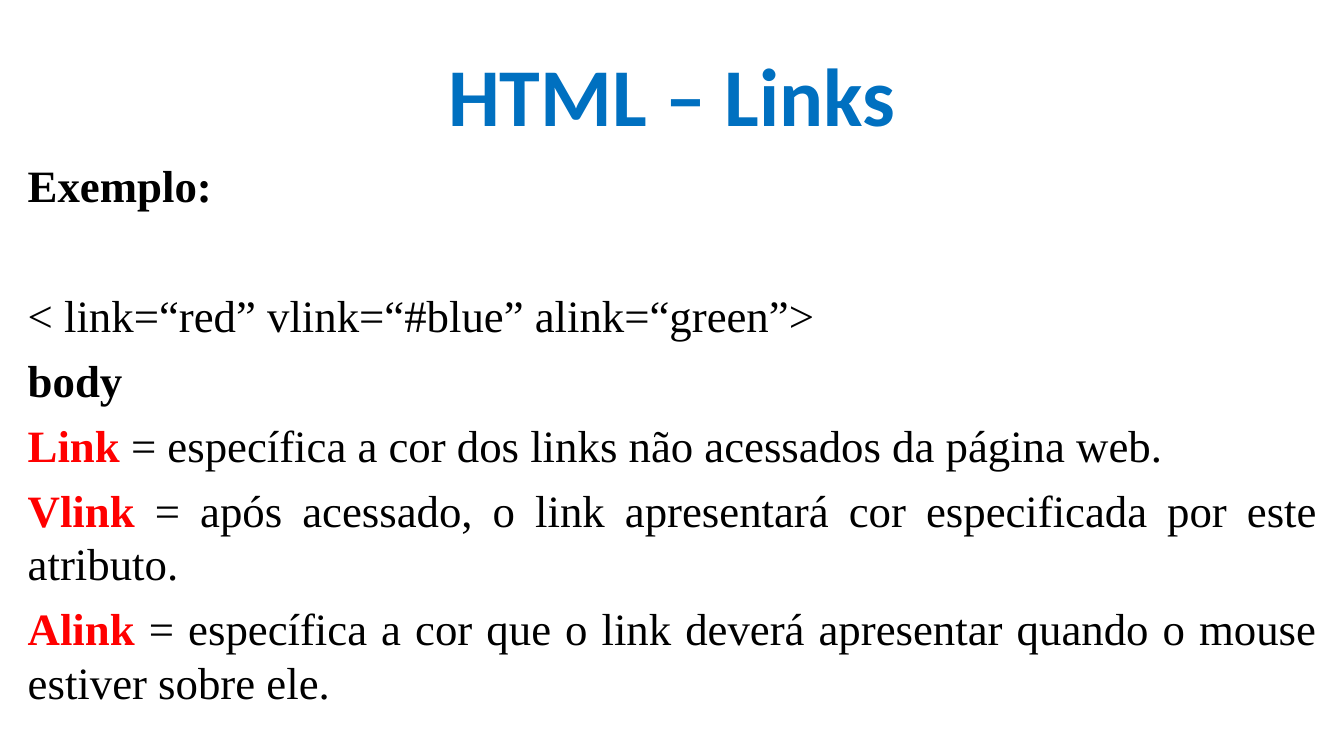
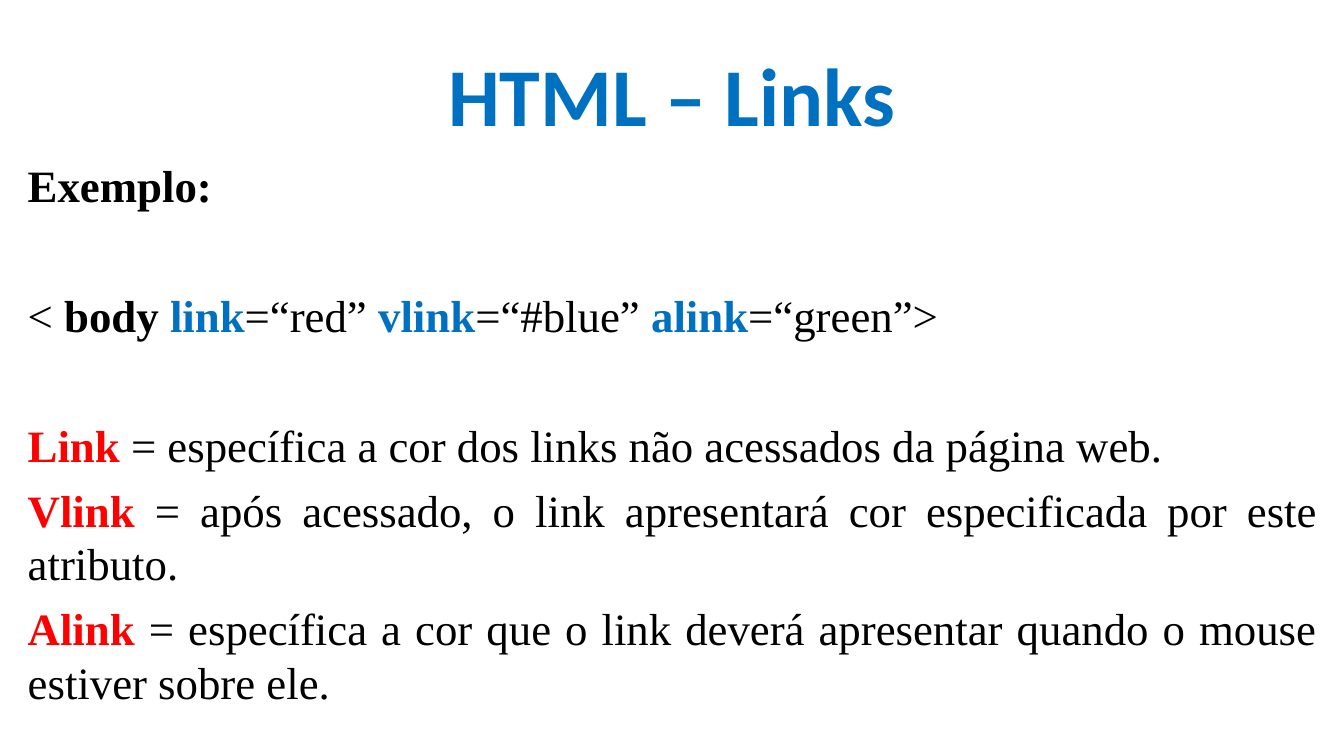
Before and after one commit to CloudEducationBrazil/WydenDesenvolvimentoWebPHP, a slide deck: slide 65 of 01 Classes/Aula 02, 03, 04 Desenvolvimento Web Caracterização - HTML.pptx (slide 66 before the commit). Drawn at 1344x756 pixels with LibreOffice and Linux fonts; fonts in the diff are those of the drawing; background and template pictures are left out. Boxes give left, top, right and bottom in pixels: in the first picture for what was removed or moved away, otherwise in the second. Text is boxed around its words. In the diff, an @@ line names an element or a change of style, - is before the commit and + after.

```diff
--- a/01 Classes/Aula 02, 03, 04 Desenvolvimento Web Caracterização - HTML.pptx
+++ b/01 Classes/Aula 02, 03, 04 Desenvolvimento Web Caracterização - HTML.pptx
@@ text at <box>64,301,938,341</box>: text changed @@
-< link=“red” vlink=“#blue” alink=“green”>
-body
+< body link=“red” vlink=“#blue” alink=“green”>
```
Also in this commit, not shown: 52 other slides changed, 1 slide removed, 1 other file.
